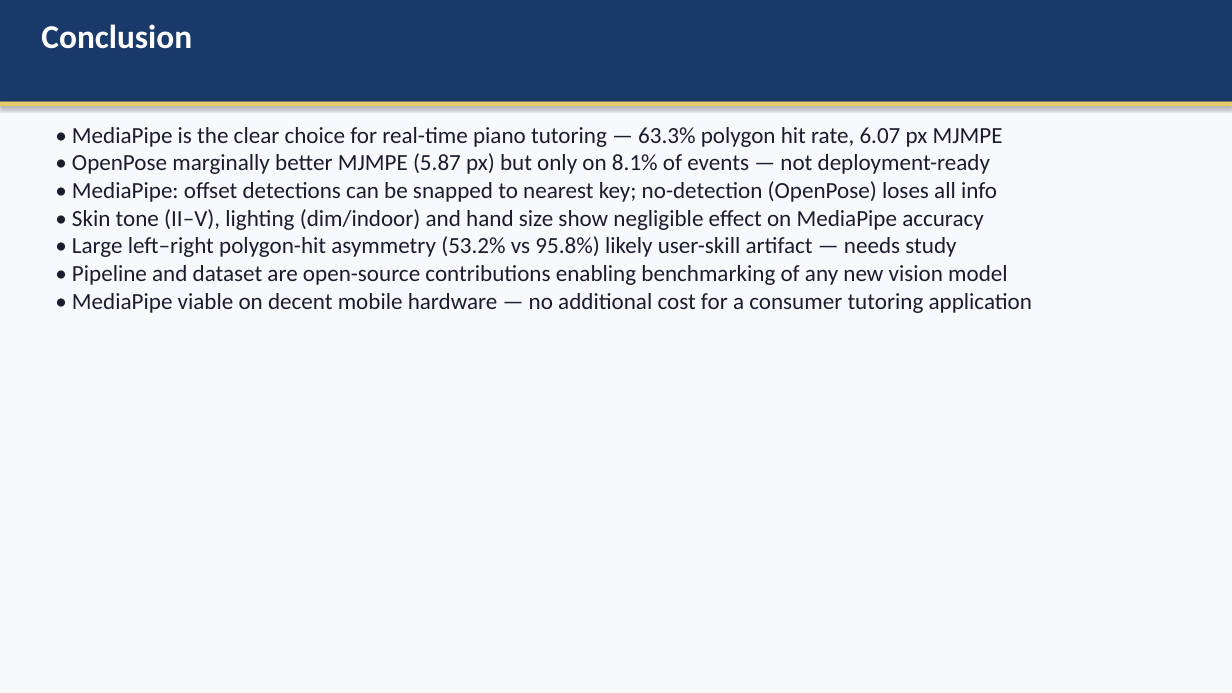
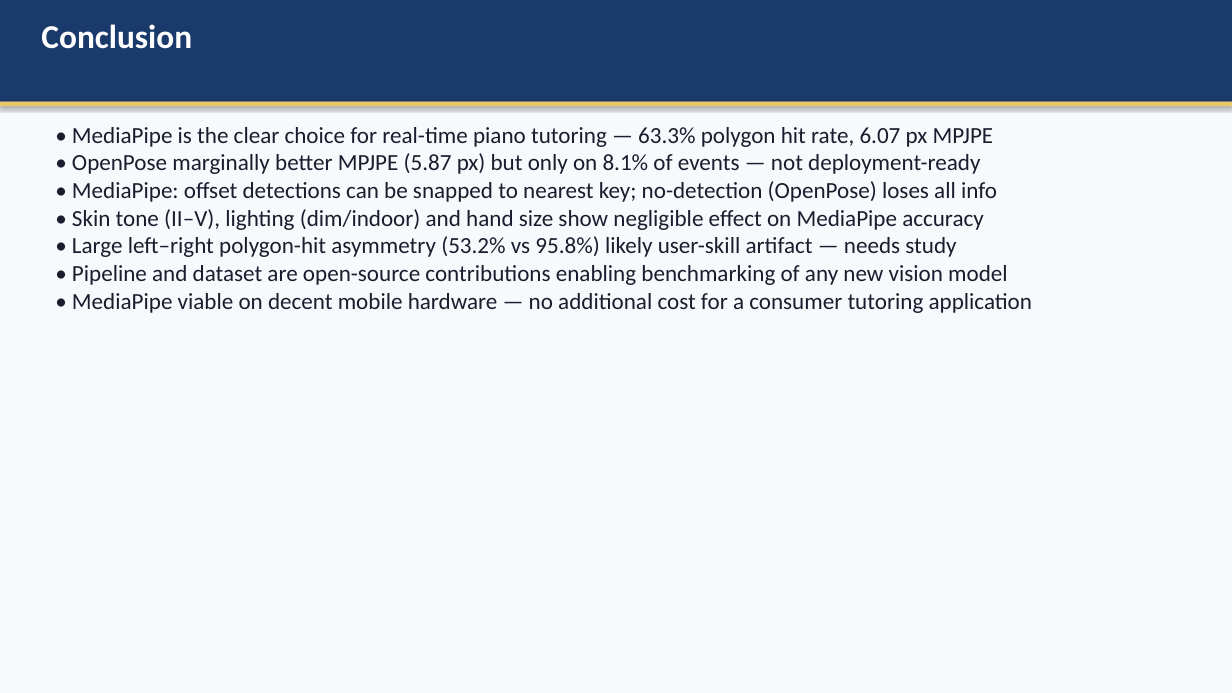
Before and after one commit to AayamRegmi/Comparative-Evaluation-of-Vision-Based-Finger-Tracking-for-Piano-Interaction, a slide deck: slide 22 of Documentation/Piano_Finger_Tracking_Presentation.pptx (slide 30 before the commit). Drawn at 1232x693 pixels with LibreOffice and Linux fonts; fonts in the diff are those of the drawing. Boxes give left, top, right and bottom in pixels: in the first picture for what was removed or moved away, otherwise in the second. Text is boxed around its words. In the diff, an @@ line names an element or a change of style, - is before the commit and + after.

Commit message:
Update documentation: replace MJMPE with MPJPE in report figures and redesign presentation
- Replace all section-8 chart screenshots in Word report with regenerated MPJPE-labelled plots
- Add MediaPipe-only per-finger MPJPE chart (Fig 8.2.3.b) replacing the combined view
- Redesign PowerPoint to use image placeholders and reduced text across all slides

```diff
--- a/Documentation/Piano_Finger_Tracking_Presentation.pptx
+++ b/Documentation/Piano_Finger_Tracking_Presentation.pptx
@@ text at bbox=[72, 127, 994, 174]: text changed @@
-• MediaPipe is the clear choice for real-time piano tutoring — 63.3% polygon hit rate, 6.07 px MJMPE
-• OpenPose marginally better MJMPE (5.87 px) but only on 8.1% of events — not deployment-ready
+• MediaPipe is the clear choice for real-time piano tutoring — 63.3% polygon hit rate, 6.07 px MPJPE
+• OpenPose marginally better MPJPE (5.87 px) but only on 8.1% of events — not deployment-ready
```
Also in this commit, not shown: 13 other slides changed, 4 slides added, 12 slides removed, 1 other file.
